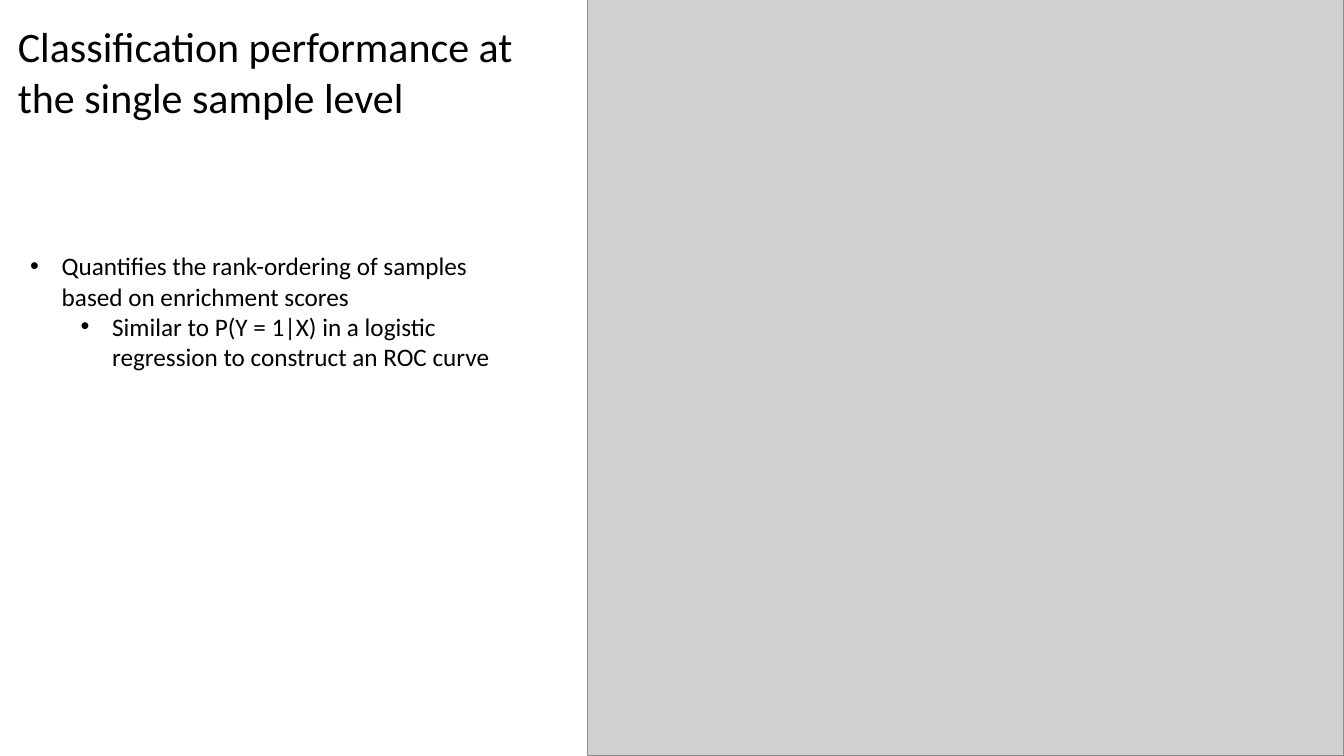
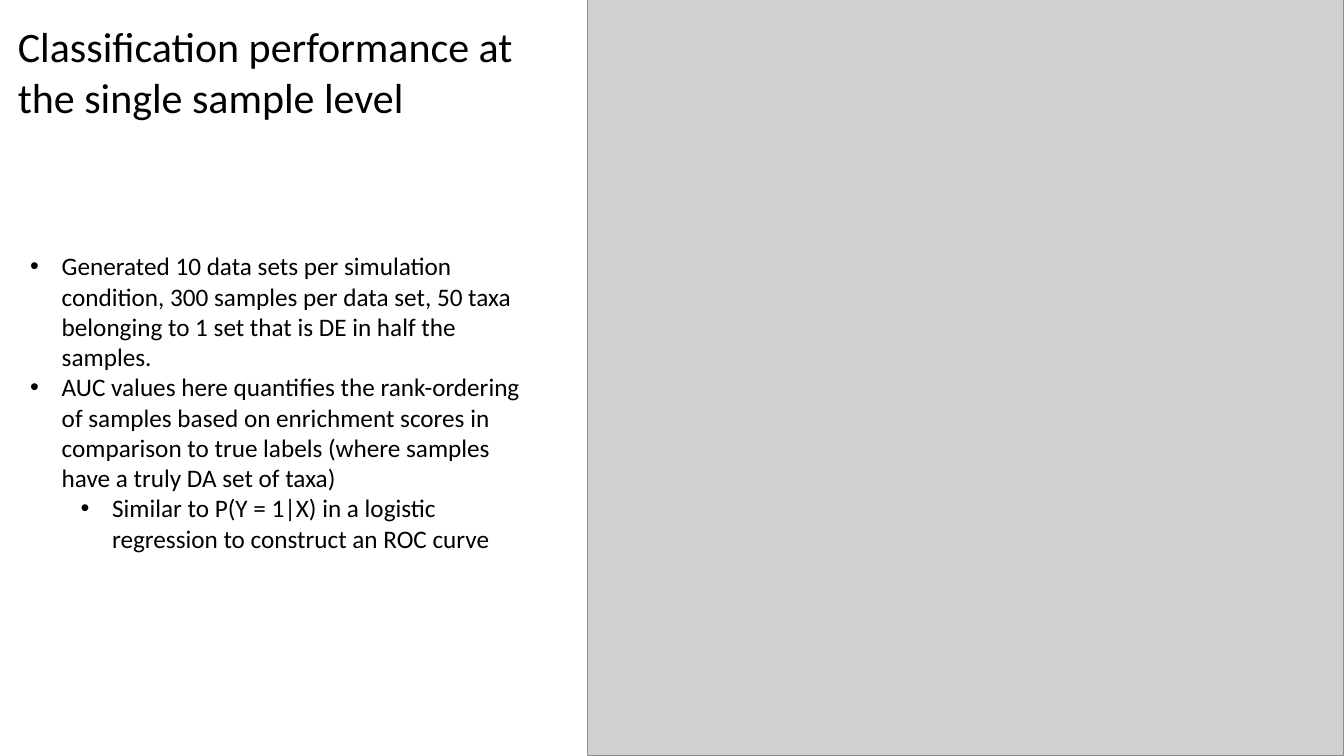
Before and after one commit to qpmnguyen/CBEA_analysis, a slide deck: slide 12 of docs/progress_report.pptx. Drawn at 1344x756 pixels with LibreOffice and Linux fonts; fonts in the diff are those of the drawing; grey boxes stand for pictures. Boxes give left, top, right and bottom in pixels: in the first picture for what was removed or moved away, otherwise in the second. Text is boxed around its words. In the diff, an @@ line names an element or a change of style, - is before the commit and + after.

```diff
--- a/docs/progress_report.pptx
+++ b/docs/progress_report.pptx
@@ text at [62, 257, 520, 491]: text changed @@
-• Quantifies the rank-ordering of samples based on enrichment scores
+• Generated 10 data sets per simulation condition, 300 samples per data set, 50 taxa belonging to 1 set that is DE in half the samples.
+• AUC values here quantifies the rank-ordering of samples based on enrichment scores in comparison to true labels (where samples have a truly DA set of taxa)
```
Also in this commit, not shown: 3 other slides changed, 1 slide added, 1 slide removed, 5 other files.
